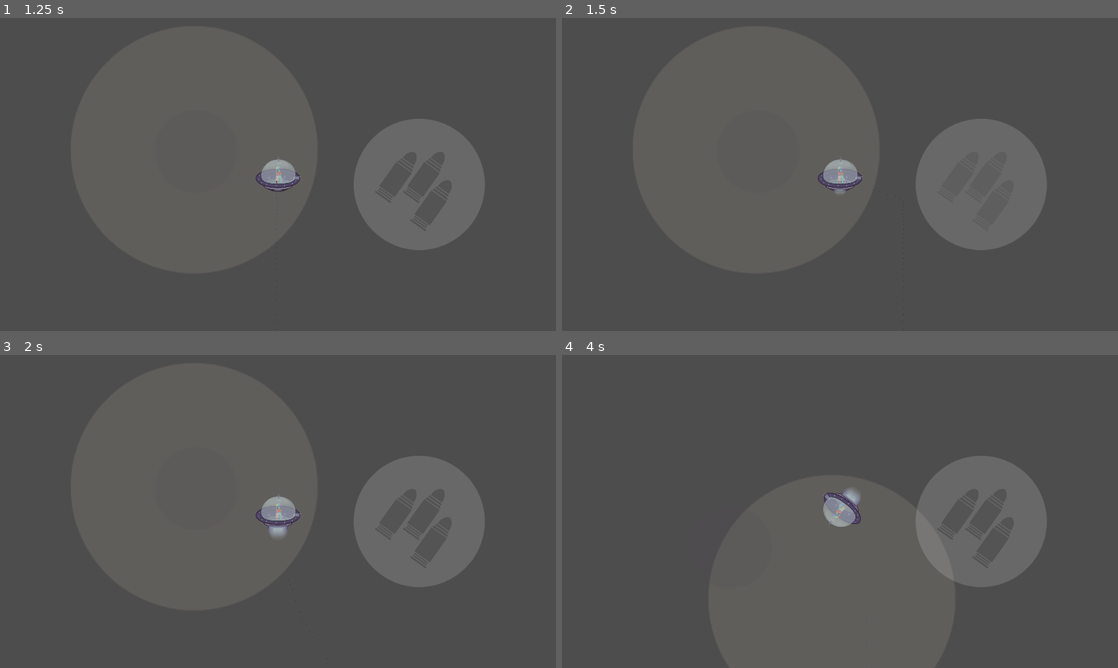
Above: before the commit, frames 1-4 (two rows, left to right).
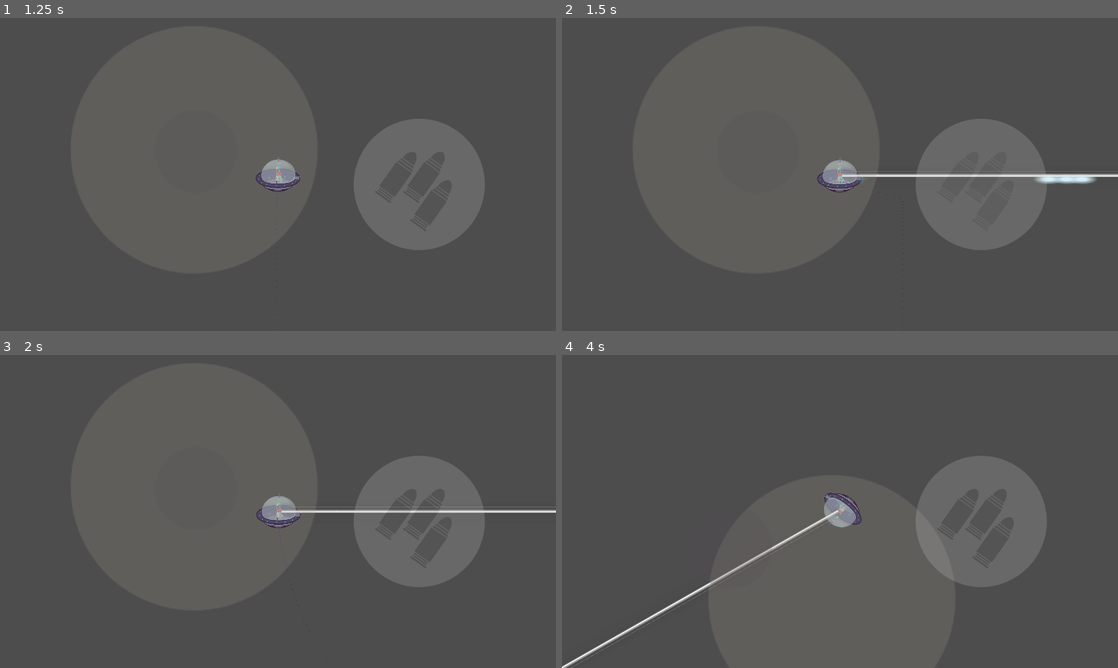
Above: after the commit, the same moments.

Repository: abhiram-ms/Froggys-space-wars--godot-version-4-
Game: Godot game, scene res://scenes/new/character/Frog2/Frog2.tscn
Two runs of this game, one before a commit and one after it. Both use one fixed random seed, a clock stepped at 60 frames per second and the inputs below. This scene is started directly instead of the project's main scene.
Inputs (mouse positions are in pixels of both pictures, inside the frame that each line leads up to):
- Up to frame 1 (1.25 s): click (200, 158) at 0.5 s
- Up to frame 2 (1.5 s): tap Enter (ui_accept) at 1.25 s; move the mouse to (962, 158) at 1.27 s; hold Up (ui_up) from 1.28 s (still down); click (962, 158) at 1.42 s
- Up to frame 3 (2 s): keep holding Up (ui_up); tap Enter (ui_accept) at 1.52 s
- Up to frame 4 (4 s): release Up (ui_up) at 2 s; drag from (728, 527) to (812, 574) at 2.02 s; move the mouse to (895, 442) at 2.77 s; hold Up (ui_up) 2.78-3.5 s; drag from (812, 574) to (673, 464) at 3.52 s

Frame 1 is identical in both runs. In frame 2, 0.9% of the frame differs, in the area x 45-100%, y 44-100%; in frame 3, 0.8%; in frame 4, 0.8%.
Error before the commit: Invalid call. Nonexistent function 'instance' in base 'PackedScene'. (res://scenes/new/character/Frog1/Frog1.gd:97)

Commit message:
Update player scene instancing for Godot 4

Diff:
--- a/scenes/new/character/Frog1/Frog1.gd
+++ b/scenes/new/character/Frog1/Frog1.gd
@@ -94,7 +94,7 @@
 
 func FireBullet():
 	Livescounter.bullet_amount = Livescounter.bullet_amount-1
-	var bullet1_instance = Global.bullet.instance()
+	var bullet1_instance = Global.bullet.instantiate()
 	Global.camera.shake(20)
 	animation.play("gunFire")
 	get_parent().add_child(bullet1_instance)
@@ -104,7 +104,7 @@
 
 func FireLaserBullet():
 	Livescounter.bullet_amount = Livescounter.bullet_amount-1
-	var bullet1_instance = Global.bulletLaser.instance()
+	var bullet1_instance = Global.bulletLaser.instantiate()
 	Global.camera.shake(20)
 	animation.play("gunFire")
 	get_parent().add_child(bullet1_instance)
@@ -115,7 +115,7 @@
 func fireLaser():
 	if laser_casting == false:
 		laser_casting = true
-		var laser_instance = Global.laser.instance()
+		var laser_instance = Global.laser.instantiate()
 		laser_instance.global_position = laserpos.global_position
 		add_child(laser_instance)
 		await get_tree().create_timer(10).timeout
@@ -174,9 +174,9 @@
 	animation.stop()
 
 func takeScreenshot():
-	var image = get_viewport().get_texture().get_data()
+	var image = get_viewport().get_texture().get_image()
 	image.flip_y()
-	image.save_png("res://images/screenshot2.png")
+	image.save_png("user://screenshot2.png")
 
 func _exit_tree():
 	Global.player = null
